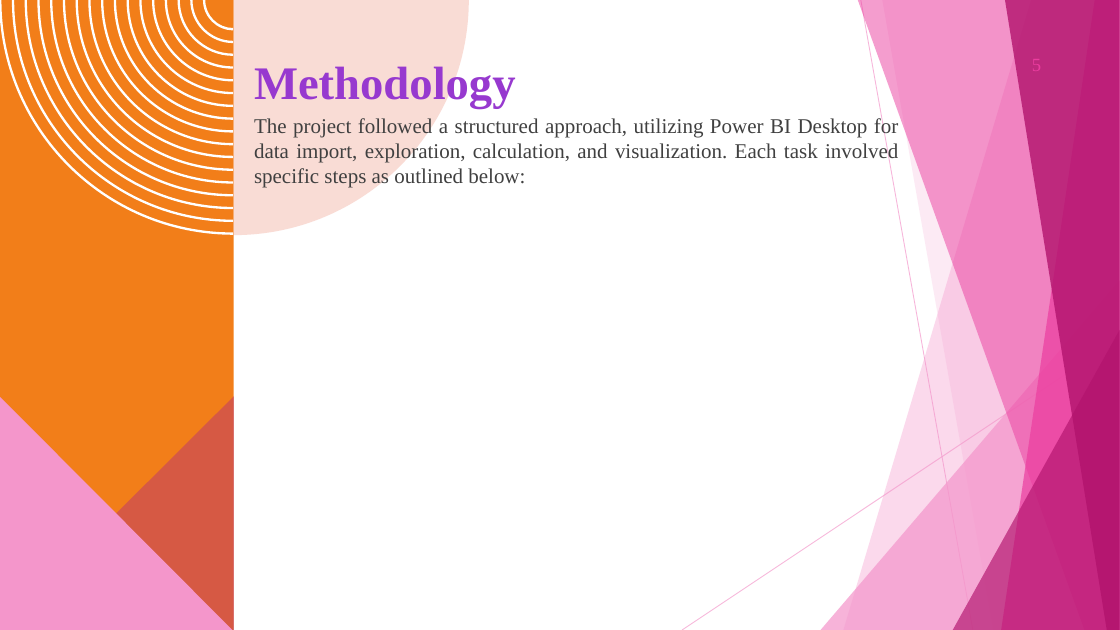
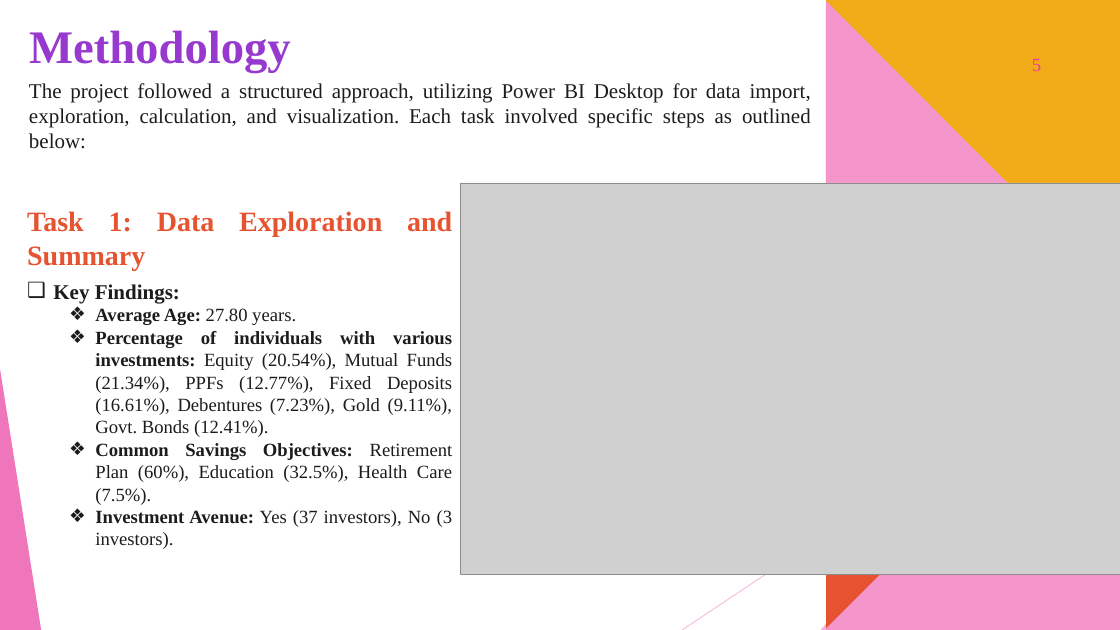
Before and after one commit to Paromita23/InLighn_Tech_Internship, a slide deck: slide 5 of PROJECT REPORT/Investment Analysis using POWER BI project Report.pptx. Drawn at 1120x630 pixels with LibreOffice and Linux fonts; fonts in the diff are those of the drawing; grey boxes stand for pictures. Boxes give left, top, right and bottom in pixels: in the first picture for what was removed or moved away, otherwise in the second. Text is boxed around its words. In the diff, an @@ line names an element or a change of style, - is before the commit and + after.

```diff
--- a/PROJECT REPORT/Investment Analysis using POWER BI project Report.pptx
+++ b/PROJECT REPORT/Investment Analysis using POWER BI project Report.pptx
@@ freeform shape removed at [0,0,234,630] @@
@@ freeform shape removed at [0,0,234,234] @@
@@ title "Methodology": place and size @@
-title "Methodology" at [254,63,516,109]
+title "Methodology" at [29,30,291,73]
@@ title "Methodology" at [29,30,291,73]: vertical alignment bottom to top @@
@@ freeform shape removed at [234,0,469,235] @@
@@ freeform shape added at [826,0,1120,316], fill #F2AC19 @@
@@ freeform shape added at [826,1,1120,317], fill #F496CB @@
@@ page number added at [1032,59,1041,71], 16 pt, text #EB3D9F @@
+5
@@ text "The project followed a structured ...": place and size @@
-text "The project followed a structured ..." at [254,116,898,188]
+text "The project followed a structured ..." at [29,83,811,149]
@@ text "The project followed a structured ..." at [29,83,811,149]: text colour #404040 to #1B1C1D; less space between paragraphs @@
@@ picture added at [460,183,1120,575] @@
@@ text added at [27,211,453,549], 16 pt, text #1B1C1D @@
+Task 1: Data Exploration and Summary
+❑ Key Findings:
+  ❖ Average Age: 27.80 years.
+  ❖ Percentage of individuals with various investments: Equity (20.54%), Mutual Funds (21.34%), PPFs (12.77%), Fixed Deposits (16.61%), Debentures (7.23%), Gold (9.11%), Govt. Bonds (12.41%).
+  ❖ Common Savings Objectives: Retirement Plan (60%), Education (32.5%), Health Care (7.5%).
+  ❖ Investment Avenue: Yes (37 investors), No (3 investors).
@@ freeform shape added at [826,315,1120,630], fill #E65331 @@
@@ freeform shape added at [826,336,1120,630], fill #F496CB @@
@@ freeform shape removed at [0,396,234,630] @@
@@ freeform shape removed at [0,396,234,630] @@
```
Also in this commit, not shown: 8 slides added, 8 slides removed.
